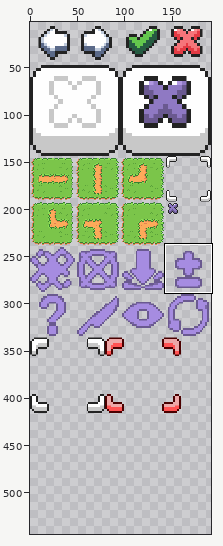
Sprite sheet: assets/graphics/sprites/gui.png. The first picture is a wide view before the edit; the outline marks the close-up.
Close-up. As it was:
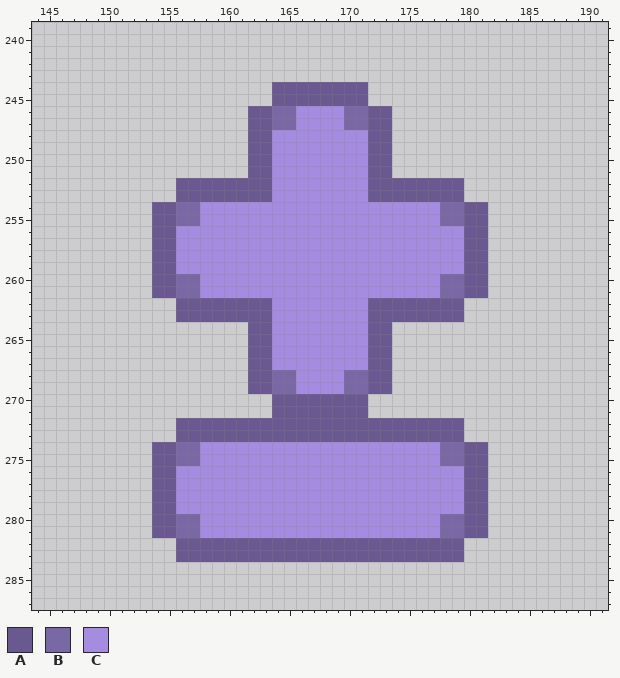
The file is 192x416 pixels. Colours within 5 levels of each other are drawn and written as one. Shown: x 144..191, y 239..287. The old version is drawn lined up with the new one, on the new canvas. The wide view leaves out empty margins. The commit also changed other parts of the picture, which this record leaves out.
Palette (. is transparent): A #6a5990  B #7a67a6  C #a68ce1
Pixels before, first column x 154:
244 ..........AAAAAAAA..........
245 ..........AAAAAAAA..........
246 ........AABBCCCCBBAA........
247 ........AABBCCCCBBAA........
248 ........AACCCCCCCCAA........
249 ........AACCCCCCCCAA........
250 ........AACCCCCCCCAA........
251 ........AACCCCCCCCAA........
252 ..AAAAAAAACCCCCCCCAAAAAAAA..
253 ..AAAAAAAACCCCCCCCAAAAAAAA..
254 AABBCCCCCCCCCCCCCCCCCCCCBBAA
255 AABBCCCCCCCCCCCCCCCCCCCCBBAA
256 AACCCCCCCCCCCCCCCCCCCCCCCCAA
257 AACCCCCCCCCCCCCCCCCCCCCCCCAA
258 AACCCCCCCCCCCCCCCCCCCCCCCCAA
259 AACCCCCCCCCCCCCCCCCCCCCCCCAA
260 AABBCCCCCCCCCCCCCCCCCCCCBBAA
261 AABBCCCCCCCCCCCCCCCCCCCCBBAA
262 ..AAAAAAAACCCCCCCCAAAAAAAA..
263 ..AAAAAAAACCCCCCCCAAAAAAAA..
264 ........AACCCCCCCCAA........
265 ........AACCCCCCCCAA........
266 ........AACCCCCCCCAA........
267 ........AACCCCCCCCAA........
268 ........AABBCCCCBBAA........
269 ........AABBCCCCBBAA........
270 ..........AAAAAAAA..........
271 ..........AAAAAAAA..........
272 ..AAAAAAAAAAAAAAAAAAAAAAAA..
273 ..AAAAAAAAAAAAAAAAAAAAAAAA..
274 AABBCCCCCCCCCCCCCCCCCCCCBBAA
275 AABBCCCCCCCCCCCCCCCCCCCCBBAA
276 AACCCCCCCCCCCCCCCCCCCCCCCCAA
277 AACCCCCCCCCCCCCCCCCCCCCCCCAA
278 AACCCCCCCCCCCCCCCCCCCCCCCCAA
279 AACCCCCCCCCCCCCCCCCCCCCCCCAA
280 AABBCCCCCCCCCCCCCCCCCCCCBBAA
281 AABBCCCCCCCCCCCCCCCCCCCCBBAA
282 ..AAAAAAAAAAAAAAAAAAAAAAAA..
283 ..AAAAAAAAAAAAAAAAAAAAAAAA..
Now the later version:
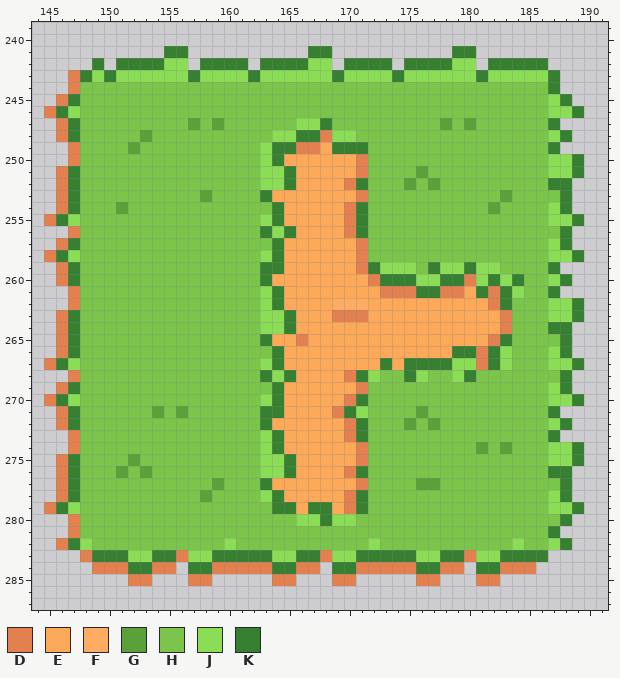
Colours new in this view: D #e2804f  E #fcaa5a  F #fcac63  G #5aa13a  H #7bc54a  J #8bdd55  K #378031
From old to new:
canvas 192x416 -> 192x544
Changed rows in their new state; - is an unchanged pixel.
first column x 145:
241 ----------KK----------KK----------KK---------
242 ----K-KKKKJJ-KKKK-KKKKJJ-KKKK-KKKKJJ-KKKKK---
243 --DKJKJJJJJJKJJJJKJJJJJJKJJJJKJJJJJJKJJJJJK--
244 --DHHHHHHHHHHHHHHHHHHHHHHHHHHHHHHHHHHHHHHHK--
245 -DKHHHHHHHHHHHHHHHHHHHHHHHHHHHHHHHHHHHHHHHJK-
246 DKJHHHHHHHHHHHHHHHHHHHHHHHHHHHHHHHHHHHHHHHJJK
247 -DKHHHHHHHHHGHGHHHHHHJJKHHHHHHHHHGHGHHHHHHK--
248 -DKHHHHHGHHHHHHHHHHJJKKDJJHHHHHHHHHHHHHHHHJK-
249 --DHHHHGHHHHHHHHHHJKKDDEKKKHHHHHHHHHHHHHHHK--
250 --DHHHHHHHHHHHHHHHJKEEEEEEDHHHHHHHHHHHHHHHJJK
251 -DKHHHHHHHHHHHHHHHJJKEEEEEDHHHHGHHHHHHHHHHJJK
252 -DKHHHHHHHHHHHHHHHJJKEEEEDKHHHGHGHHHHHHHHHKK-
253 -DKHHHHHHHHHHGHHHHKEEEEEEEDHHHHHHHHHHHGHHHHK-
254 -DKHHHGHHHHHHHHHHHHKEEEEEDKHHHHHHHHHHGHHHHJK-
255 DKJHHHHHHHHHHHHHHHJKEEEEEDKHHHHHHHHHHHHHHHJJK
256 --DHHHHHHHHHHHHHHHKJKEEEEDKHHHHHHHHHHHHHHHHK-
257 -DKHHHHHHHHHHHHHHHHKEEEEEEDHHHHHHHHHHHHHHHJK-
258 DKJHHHHHHHHHHHHHHHJKEEEEEEDHHHHHHHHHHHHHHHJJK
259 -DKHHHHHHHHHHHHHHHKKEEEEEEDKJJJHKJJKJJHHHHK--
260 -DKHHHHHHHHHHHHHHHKEEEEEEEEDKKKJJKKDJKJKHHJK-
261 --DHHHHHHHHHHHHHHHJKEEEEEEEEDDDKKDDEKDKJHHK--
262 --DHHHHHHHHHHHHHHHJKEEEEFFFEEEEEEEEEEDKHHHJJK
263 -DKHHHHHHHHHHHHHHHJJKEEEDDDEEEEEEEEEEEDHHHJJK
264 -DKHHHHHHHHHHHHHHHJJKEEEEEEEEEEEEEEEEEDHHHKK-
265 -DKHHHHHHHHHHHHHHHKEEDEEEEEEEEEEEEEEEDKHHHHK-
266 -DKHHHHHHHHHHHHHHHHKEEEEEEEEEEEEEEKKDKJHHHJK-
267 DKJHHHHHHHHHHHHHHHJKEEEEEEEEKEKKKKJJDKJHHHJJK
268 --DHHHHHHHHHHHHHHHKJKEEEEDKJHHKJHHJKHHHHHHHK-
269 -DKHHHHHHHHHHHHHHHHKEEEEEEDHHHHHHHHHHHHHHHJK-
270 DKJHHHHHHHHHHHHHHHJKEEEEEDKHHHHHHHHHHHHHHHJJK
271 -DKHHHHHHGHGHHHHHHKKEEEEDKJHHHHGHHHHHHHHHHK--
272 -DKHHHHHHHHHHHHHHHKEEEEEEDKHHHGHGHHHHHHHHHJK-
273 --DHHHHHHHHHHHHHHHJKEEEEEDKHHHHHHHHHHHHHHHK--
274 --DHHHHHHHHHHHHHHHJKEEEEEEDHHHHHHHHHGHGHHHJJK
275 -DKHHHHGHHHHHHHHHHJJKEEEEEDHHHHHHHHHHHHHHHJJK
276 -DKHHHGHGHHHHHHHHHJJKEEEEDKHHHHHHHHHHHHHHHKK-
277 -DKHHHHHHHHHHHGHHHKEEEEEEEDHHHHGGHHHHHHHHHHK-
278 -DKHHHHHHHHHHGHHHHJKEEEEEDKHHHHHHHHHHHHHHHJK-
279 DKJHHHHHHHHHHHHHHHHKKEKKEDKHHHHHHHHHHHHHHHJJK
280 --DHHHHHHHHHHHHHHHHHHJJKJJHHHHHHHHHHHHHHHHHK-
281 --DHHHHHHHHHHHHHHHHHHHHHHHHHHHHHHHHHHHHHHHK--
282 -DKJHHHHHHHHHHHJHHHHHHHHHHHJHHHHHHHHHHHJHHJK-
283 ---DKKKJJKKDJJKKKKKJJKKDJJKKKKKJJKKDJJKKKK---
284 ----DDDKKDD-KKDDDDDKKDD-KKDDDDDKKDD-KKDDD----
285 -------DD---DD-----DD---DD-----DD---DD-------
Where, in picture pixels (left, top, right, bottom), the same in both close-ups:
changed: (44, 46, 584, 586)
